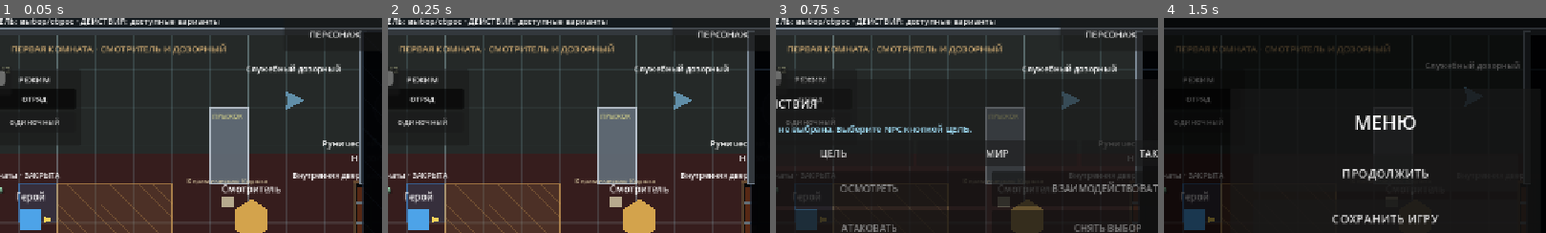
Above: before the commit, frames 1-4 (left to right).
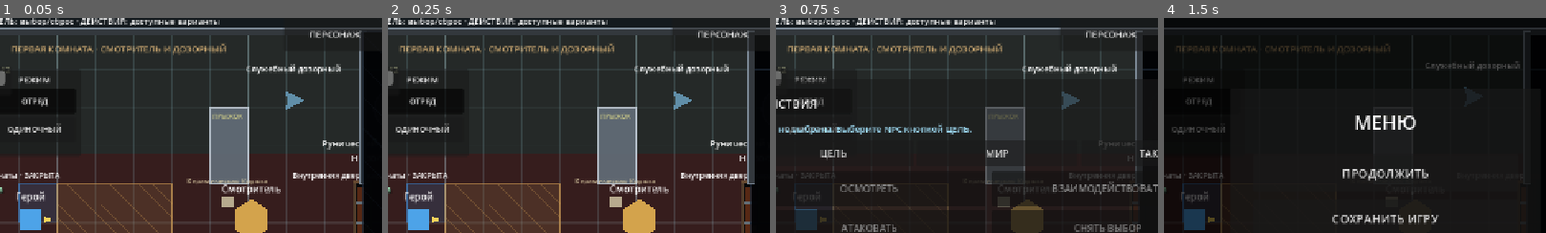
Above: after the commit, the same moments.

Repository: eretenkodaniil16-rgb/rpg-project
Game: Godot game, scene res://scenes/game/game.tscn
Same seed, same stepped clock (60 frames per second), same inputs: the game is played once before the commit and once after it. This scene is started directly instead of the project's main scene.
Inputs:
- Up to frame 1 (0.05 s): no input
- Up to frame 2 (0.25 s): no input
- Up to frame 3 (0.75 s): click "ДЕЙСТВИЯ" at 0.5 s
- Up to frame 4 (1.5 s): click "МЕНЮ" at 1.25 s
The pictures show only the part of the screen within x 21-71%, y 3-53%; the shares and areas given below are measured in that part.

The runs differ from the first frame. In frame 1, 0.8% of the frame differs, in the area x 2-16%, y 36-64%; in frame 2, 0.8%; in frame 3, 0.4%; in frame 4, 0.5%.

Commit message:
ui: увеличить сенсорные кнопки режимов отряда

Diff:
--- a/scripts/ui/party_menu_ui.gd
+++ b/scripts/ui/party_menu_ui.gd
@@ -79,7 +79,7 @@
 	_mode_panel = PanelContainer.new()
 	_mode_panel.name = "ModePanel"
 	_mode_panel.position = Vector2(232.0, 0.0)
-	_mode_panel.size = Vector2(154.0, 128.0)
+	_mode_panel.size = Vector2(154.0, 146.0)
 	_mode_panel.mouse_filter = Control.MOUSE_FILTER_STOP
 	add_child(_mode_panel)
 
@@ -124,12 +124,12 @@
 
 func _create_mode_button(label_text: String, mode_id: String) -> Button:
 	var button := Button.new()
-	button.custom_minimum_size = Vector2(136.0, 34.0)
+	button.custom_minimum_size = Vector2(136.0, 42.0)
 	button.toggle_mode = true
 	button.button_group = _mode_button_group
 	button.focus_mode = Control.FOCUS_NONE
 	button.action_mode = BaseButton.ACTION_MODE_BUTTON_RELEASE
-	button.add_theme_font_size_override("font_size", 12)
+	button.add_theme_font_size_override("font_size", 13)
 	button.text = label_text
 	button.pressed.connect(func() -> void:
 		exploration_mode_requested.emit(mode_id)
